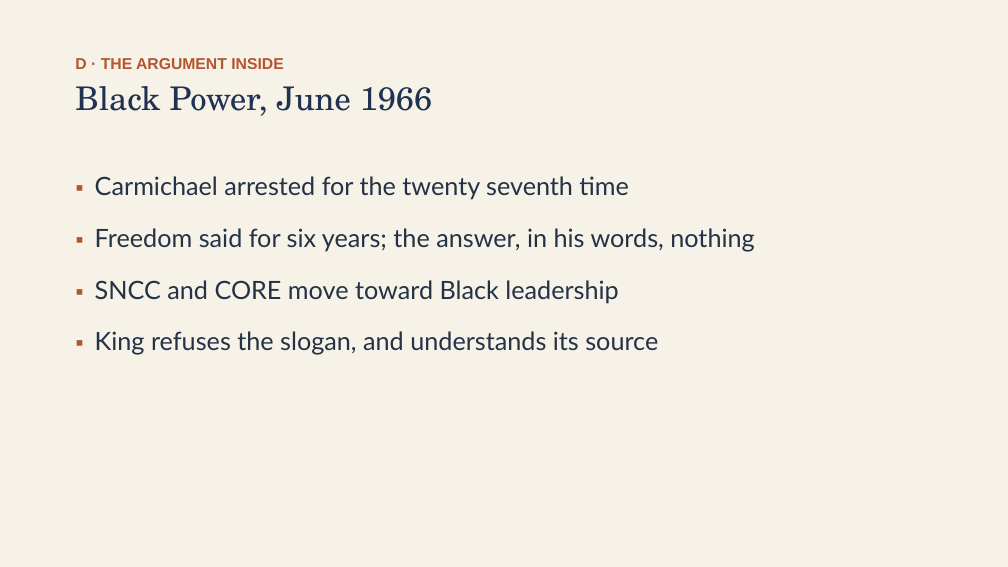
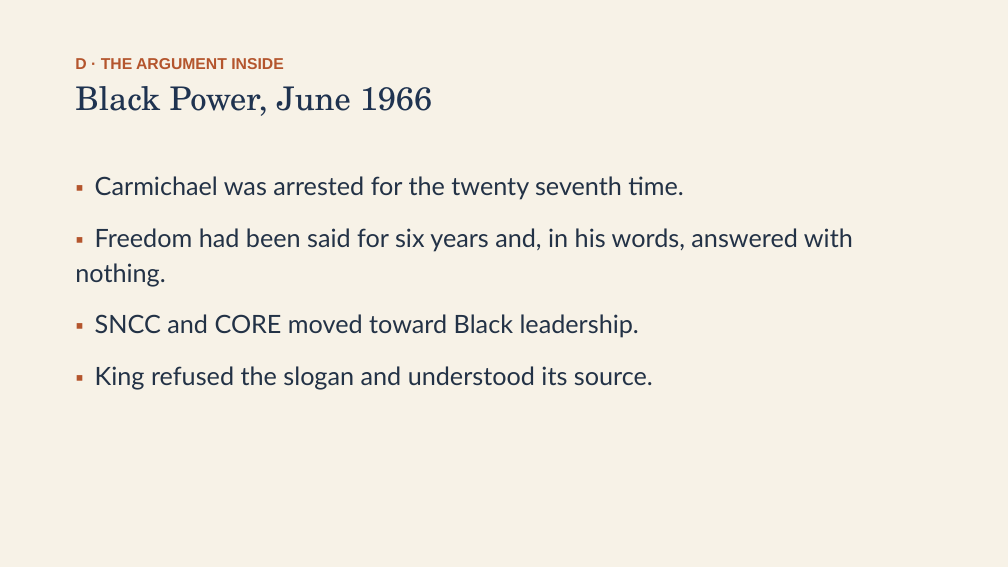
Before and after one commit to ab17gthb/humanities-curriculum-group, a slide deck: slide 13 of civil-rights/lesson-07/lesson-07-slides.pptx. Drawn at 1008x567 pixels with LibreOffice and Linux fonts; fonts in the diff are those of the drawing. Boxes give left, top, right and bottom in pixels: in the first picture for what was removed or moved away, otherwise in the second. Text is boxed around its words. In the diff, an @@ line names an element or a change of style, - is before the commit and + after.

```diff
--- a/civil-rights/lesson-07/lesson-07-slides.pptx
+++ b/civil-rights/lesson-07/lesson-07-slides.pptx
@@ text at [75,176,853,389]: text changed @@
-▪ Carmichael arrested for the twenty seventh time
-▪ Freedom said for six years; the answer, in his words, nothing
-▪ SNCC and CORE move toward Black leadership
-▪ King refuses the slogan, and understands its source
+▪ Carmichael was arrested for the twenty seventh time.
+▪ Freedom had been said for six years and, in his words, answered with nothing.
+▪ SNCC and CORE moved toward Black leadership.
+▪ King refused the slogan and understood its source.
```
Also in this commit, not shown: 9 other slides changed, 6 other files.
